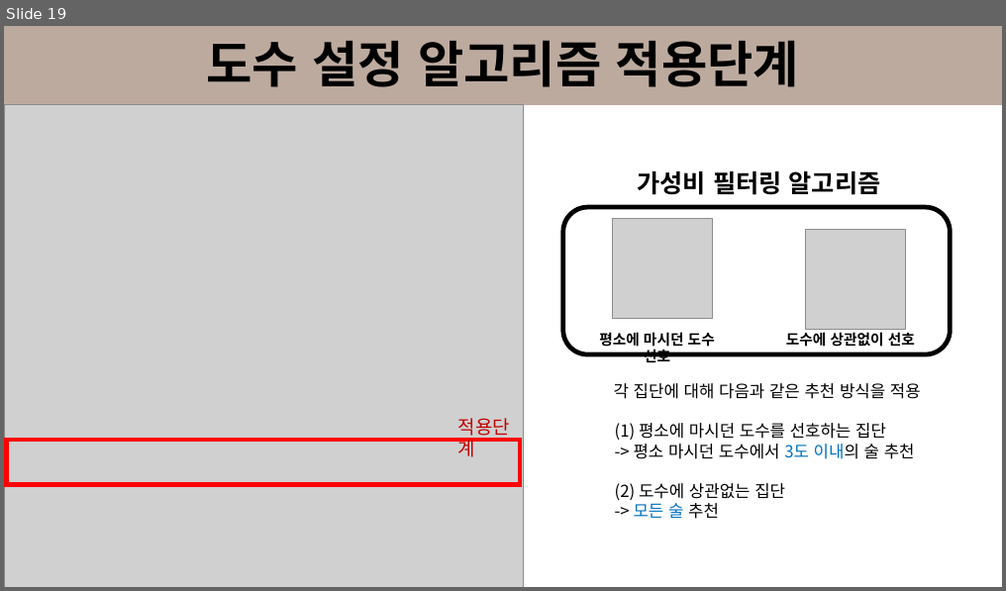
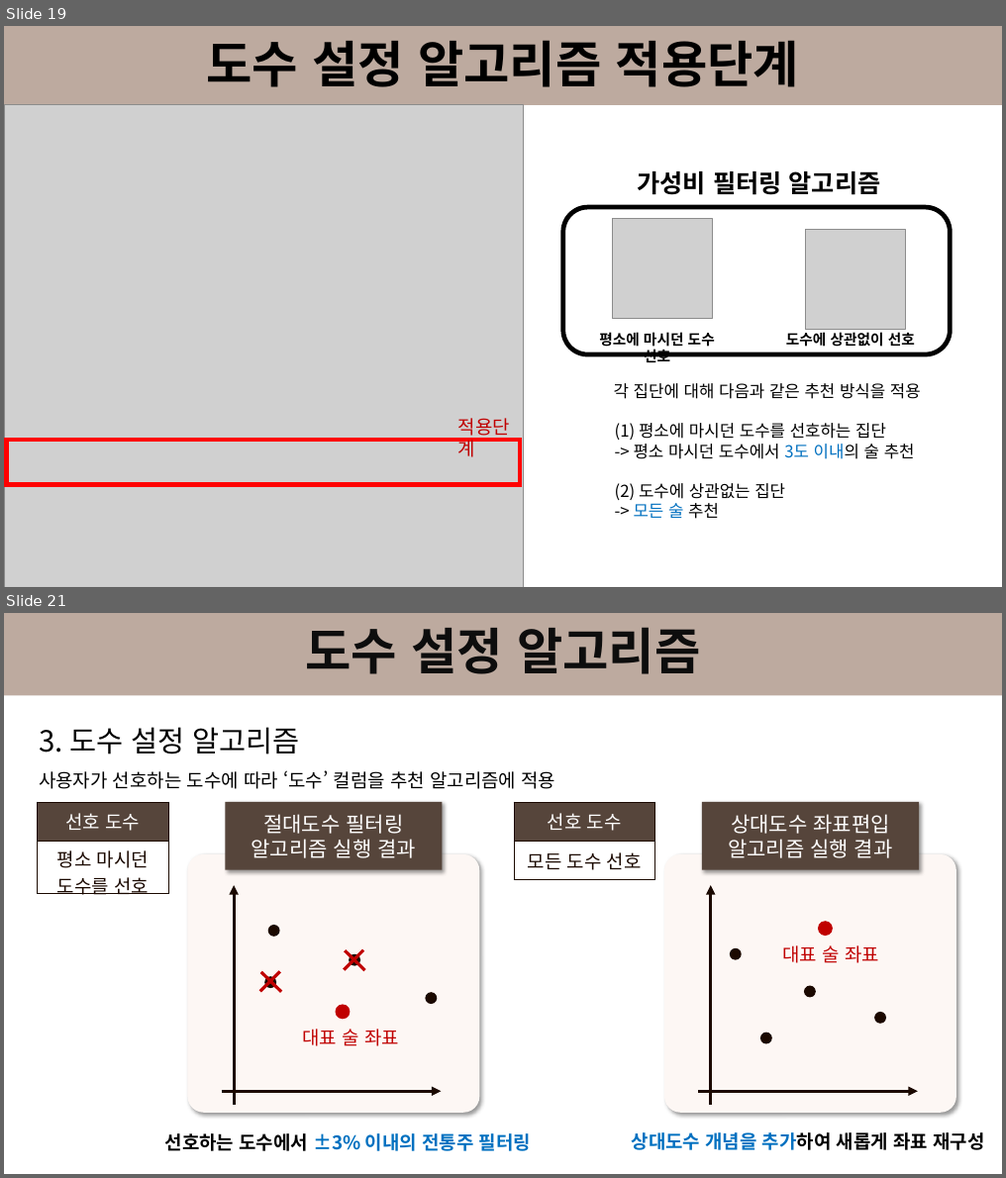
Before and after one commit to dongkieric98/Traditional_Liquor_Recommendation_Algorithm, a slide deck: TLRAlgorithm.pptx. Shown one above the other, each under a label of ours: slide 19 before the commit, slides 19 and 21 after it; the slides between them are not shown. The pictures are 1006x591 and 1006x1178 pixels, drawn with LibreOffice and Linux fonts; fonts in the diff are those of the drawing; grey boxes stand for pictures. Boxes give left, top, right and bottom in pixels: in the first picture for what was removed or moved away, otherwise in the second. Text is boxed around its words. In the diff, an @@ line names an element or a change of style, - is before the commit and + after.

```diff
--- a/TLRAlgorithm.pptx
+++ b/TLRAlgorithm.pptx
@@ slide 21 added at (4, 613, 1002, 1174), background #FFFFFF @@
@@ rectangle added at (4, 613, 1002, 695), fill #BDAA9F @@
@@ text added at (305, 627, 700, 674), 48 pt, text #0D0D0D, bold @@
+도수 설정 알고리즘
@@ text added at (39, 727, 556, 789), 18 pt, text #000000 @@
+3. 도수 설정 알고리즘
+사용자가 선호하는 도수에 따라 ‘도수’ 컬럼을 추천 알고리즘에 적용
@@ table added at (37, 802, 168, 899), 2 rows, 1 columns @@
+선호 도수
+평소 마시던 / 도수를 선호
@@ rounded rectangle added at (225, 802, 442, 870), fill #56453B, 20 pt, text #FFFFFF @@
+절대도수 필터링
+알고리즘 실행 결과
@@ table added at (514, 802, 654, 880), 2 rows, 1 columns @@
+선호 도수
+모든 도수 선호
@@ rounded rectangle added at (702, 802, 919, 870), fill #56453B, 20 pt, text #FFFFFF @@
+상대도수 좌표편입
+알고리즘 실행 결과
@@ rounded rectangle added at (187, 855, 479, 1113), fill #FDF7F4 @@
@@ rounded rectangle added at (664, 855, 956, 1113), fill #FDF7F4 @@
@@ arrow added from (234, 1105) to (234, 885), #1B0900 3 pt @@
@@ arrow added from (711, 1105) to (711, 885), #1B0900 3 pt @@
@@ ellipse added at (268, 925, 280, 937), fill #1B0900 @@
@@ ellipse added at (818, 922, 833, 937), fill #C00000 @@
@@ line added from (363, 951) to (344, 970), #C00000 3 pt @@
@@ line added from (345, 951) to (364, 970), #C00000 3 pt @@
@@ ellipse added at (350, 955, 361, 966), fill #1B0900 @@
@@ ellipse added at (730, 949, 742, 960), fill #1B0900 @@
@@ text added at (782, 946, 879, 963), 18 pt, text #C00000 @@
+대표 술 좌표
@@ line added from (280, 971) to (260, 992), #C00000 3 pt @@
@@ line added from (261, 972) to (282, 992), #C00000 3 pt @@
@@ ellipse added at (264, 977, 276, 989), fill #1B0900 @@
@@ ellipse added at (426, 992, 438, 1004), fill #1B0900 @@
@@ ellipse added at (804, 986, 816, 998), fill #1B0900 @@
@@ ellipse added at (336, 1004, 350, 1020), fill #C00000 @@
@@ ellipse added at (874, 1012, 887, 1024), fill #1B0900 @@
@@ text added at (303, 1029, 399, 1047), 18 pt, text #C00000 @@
+대표 술 좌표
@@ ellipse added at (761, 1032, 773, 1045), fill #1B0900 @@
@@ arrow added from (222, 1091) to (442, 1091), #1B0900 3 pt @@
@@ arrow added from (699, 1091) to (918, 1091), #1B0900 3 pt @@
@@ text added at (165, 1134, 531, 1152), 18 pt, text #0070C0, bold @@
+선호하는 도수에서 ±3% 이내의 전통주 필터링
@@ text added at (632, 1133, 984, 1151), 18 pt, text #000000, bold @@
+상대도수 개념을 추가하여 새롭게 좌표 재구성
```
Also in this commit, not shown: 1 slide changed, 3 other slides added.
